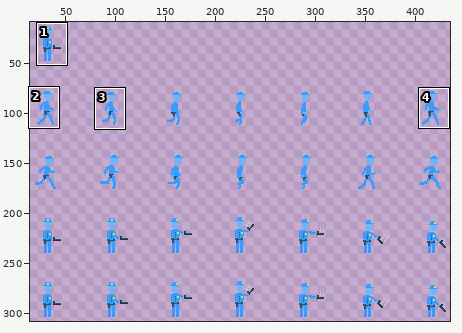
Two states of a sprite sheet, assets/PoliceSheet.png. Above, an overview of the earlier version with the close-up marked.
Close-up. Before:
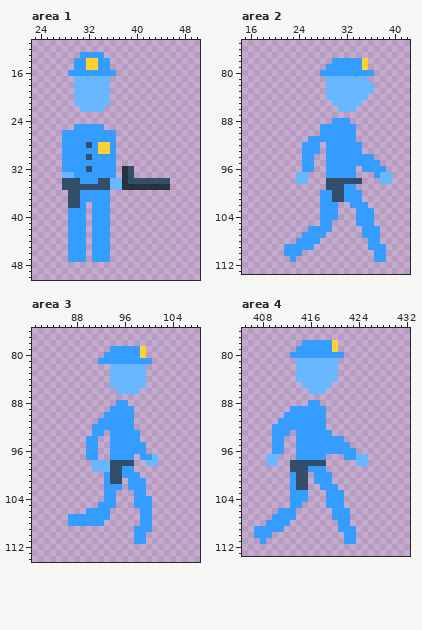
The file is 448x320 pixels. Shown: area 1: x 23..50, y 11..50; area 2: x 15..42, y 75..113; area 3: x 81..108, y 76..114; area 4: x 405..432, y 76..113. The wide view leaves out empty margins. The commit also changed other parts of the picture, which this record leaves out.
The result:
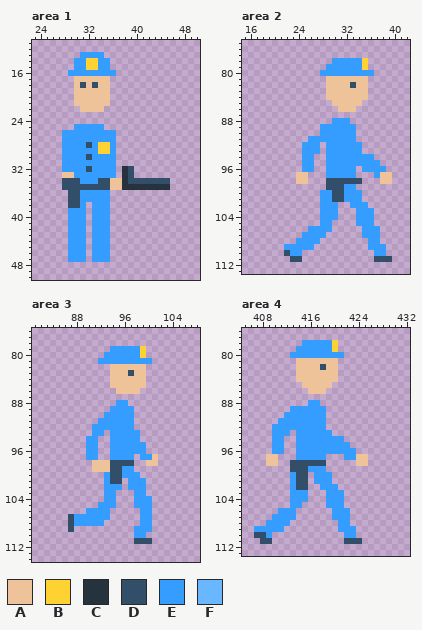
Palette (. is transparent): A #eec39a  B #ffd234  C #26333f  D #324e68  E #349dff  F #69b7ff
Change:
Area 1:
y 17: x 30..35 FFFFFF -> AAAAAA
y 18: x 30..35 FFFFFF -> ADADAA
y 19..21: x 30..35 FFFFFF -> AAAAAA
y 22: x 31..34 FFFF -> AAAA
y 33: x 28..29 FF -> AA
y 34..35: x 36..37 FF -> AA
Area 2:
y 81: x 29..35 FFFFFFF -> AAAAAAA
y 82: x 29..36 FFFFFFFF -> AAAADAA.
y 83: x 29..36 FFFFFFFF -> AAAAAAA.
y 84: x 29..35 FFFFFFF -> AAAAAAA
y 85: x 30..34 FFFFF -> AAAAA
y 86: x 31..33 FFF -> AAA
y 97..98: x 24..25 FF -> AA; x 38..39 FF -> AA
y 110: x 22 E -> D
y 111: x 23..24 E. -> DD; x 37..39 EE. -> DDD
Area 3:
y 82: x 94..99 FFFFFF -> AAAAAA
y 83: x 94..99 FFFFFF -> AAADAA
y 84..85: x 94..99 FFFFFF -> AAAAAA
y 86: x 95..98 FFFF -> AAAA
y 97: x 101 F -> A
y 98: x 91..93 FFF -> AAA; x 100..101 FF -> AA
y 99: x 91..93 FFF -> AAA
y 107..108: x 87 E -> D
y 109: x 87 . -> D
y 111: x 98..100 EE. -> DDD
Area 4:
y 81: x 414..420 FFFFFFF -> AAAAAAA
y 82: x 414..420 FFFFFFF -> AAAADAA
y 83..84: x 414..420 FFFFFFF -> AAAAAAA
y 85: x 415..419 FFFFF -> AAAAA
y 86: x 416..418 FFF -> AAA
y 97..98: x 409..410 FF -> AA; x 424..425 FF -> AA
y 110: x 407..408 EE -> DD
y 111: x 408..409 E. -> DD; x 422..424 EE. -> DDD
